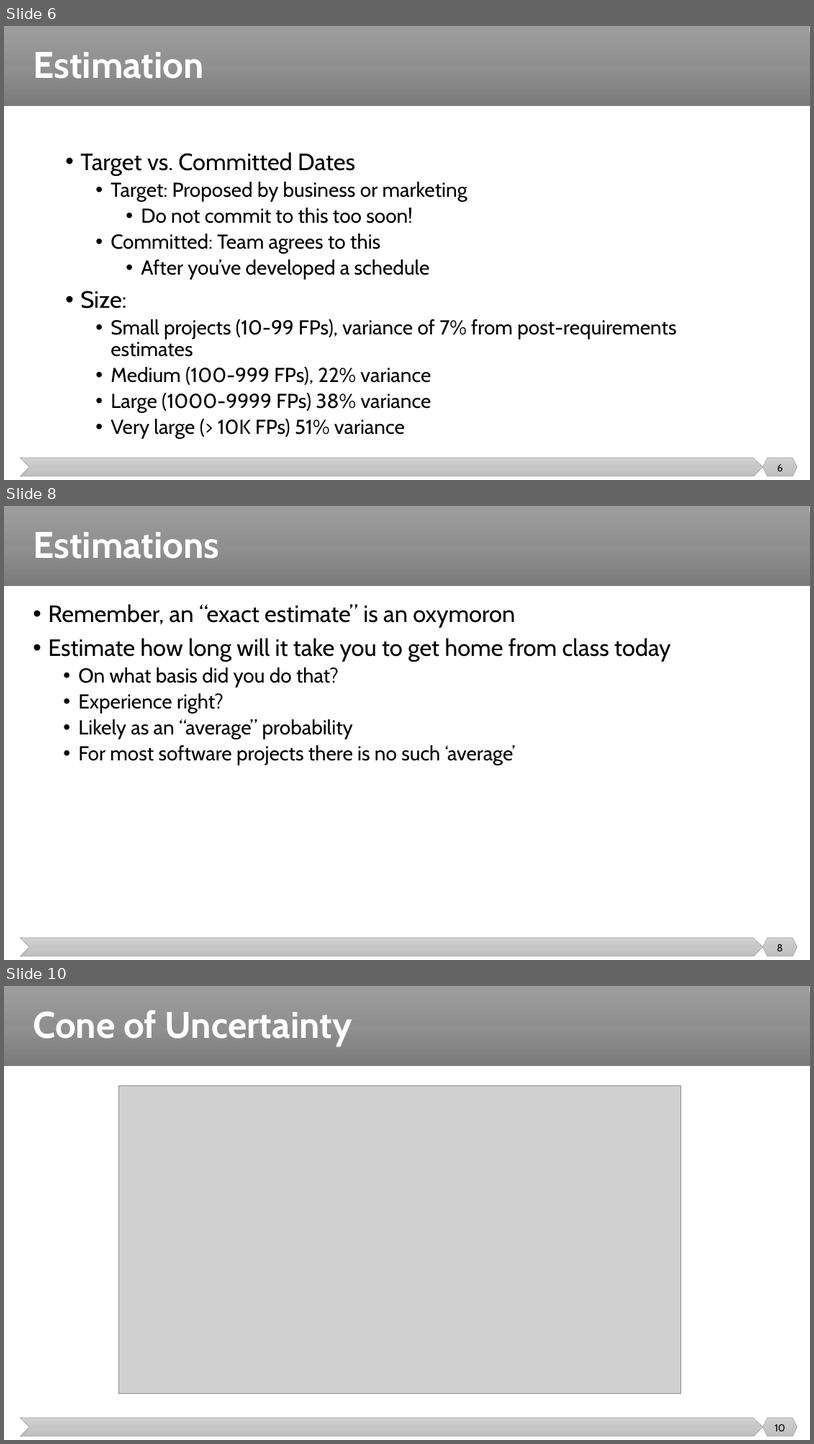
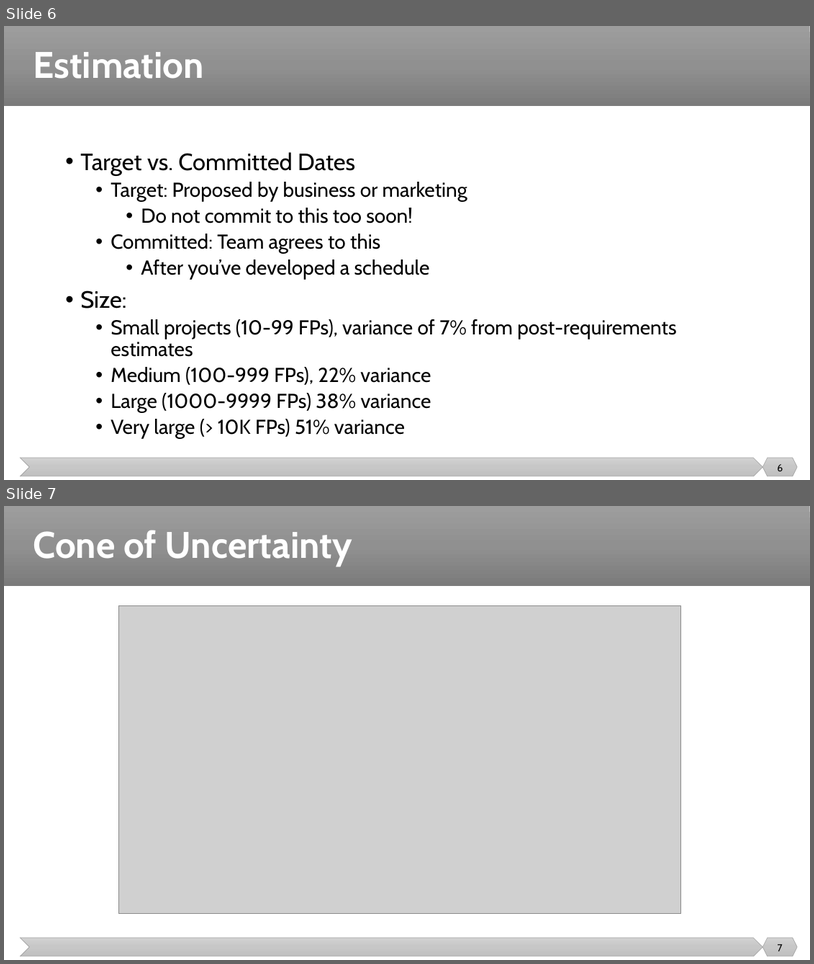
Before and after one commit to malenezi/malenezi, a slide deck: SE423/Lectures/6-Planning/Estimation.pptx. Shown one above the other, each under a label of ours: slides 6, 8 and 10 before the commit, slides 6 and 7 after it; the slides between them are not shown. The pictures are 814x1444 and 814x964 pixels, drawn with LibreOffice and Linux fonts; fonts in the diff are those of the drawing; grey boxes stand for pictures. Boxes give left, top, right and bottom in pixels: in the first picture for what was removed or moved away, otherwise in the second. Text is boxed around its words. In the diff, an @@ line names an element or a change of style, - is before the commit and + after.

```diff
--- a/SE423/Lectures/6-Planning/Estimation.pptx
+++ b/SE423/Lectures/6-Planning/Estimation.pptx
@@ slide 8 removed at (x1=4, y1=506, x2=810, y2=960), background #FFFFFF; not listed: 3 template elements that a slide beside it also shows @@
@@ title removed at (x1=33, y1=532, x2=219, y2=559) @@
-Estimations
@@ text removed at (x1=48, y1=604, x2=671, y2=765) @@
-• Remember, an “exact estimate” is an oxymoron
-• Estimate how long will it take you to get home from class today
-  • On what basis did you do that?
-  • Experience right?
-  • Likely as an “average” probability
-  • For most software projects there is no such ‘average’
@@ page number removed at (x1=777, y1=944, x2=784, y2=951) @@
-8
@@ what was slide 10 is now slide 7 @@
@@ page number at (x1=778, y1=944, x2=783, y2=951): text changed @@
-10
+7
```
Also in this commit, not shown: 2 slides changed, 2 other slides removed, 2 other files.
